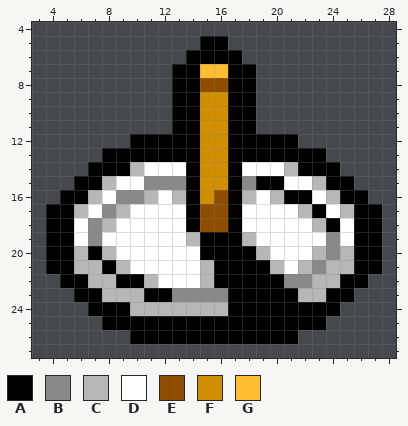
Two versions of one pixel-art sprite, resources/gfx/items/collectibles/Sundial.png. The first picture shows the starting point.
The file is 32x32 pixels. Shown: x 3..28, y 4..27.
Palette (. is transparent): A #000000  B #898989  C #b7b7b7  D #ffffff  E #8f4d00  F #d18f00  G #ffbe32
Pixels before, first column x 4:
 5 ...........AA...........
 6 ..........AAAA..........
 7 .........AAGGAA.........
 8 .........AAEEAA.........
 9 .........AAFFAA.........
10 .........AAFFAA.........
11 .........AAFFAA.........
12 ......AAAAAFFAAAAA......
13 ....AAAAAAAFFAAAAAAA....
14 ...AAACDDDAFFADDDCAAA...
15 ..AACDDBBBAFFABAADDCAA..
16 .AACDBBCDCAFEACDCAADCAA.
17 AACDBCDDDDAEEADDDDCADCAA
18 AADBCDDDDDAEEADDDDDCADAA
19 AADBDDDDDDCAAACDDDDDBDAA
20 AACACDDDDDDAAAACDDDCBCAA
21 AACCACDDDDDCAAAACDCBCCAA
22 .AACCAACDDDCAAAAABBCCAA.
23 ..AACCCAABBBBAAAAACCAA..
24 ...AAACCCCCCCAAAAAAAA...
25 ....AAAAAAAAAAAAAAAA....
26 ......AAAAAAAAAAAA......
Now the later version:
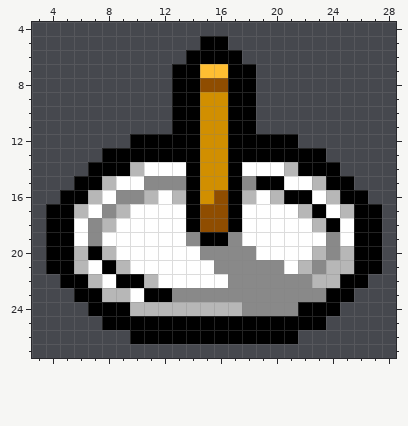
Diff:
Changed rows in their new state; - is an unchanged pixel.
first column x 7:
19 -------B--BD-----
20 --------BBBBD----
21 D-------DBBBBB---
22 -D------DDBBBB---
23 ---D------BBBBBBB
24 ----------CBBBB--
Changed places in both pictures, as pixel boxes (x1, y1, x2, y2):
changed: (88, 232, 326, 316)
